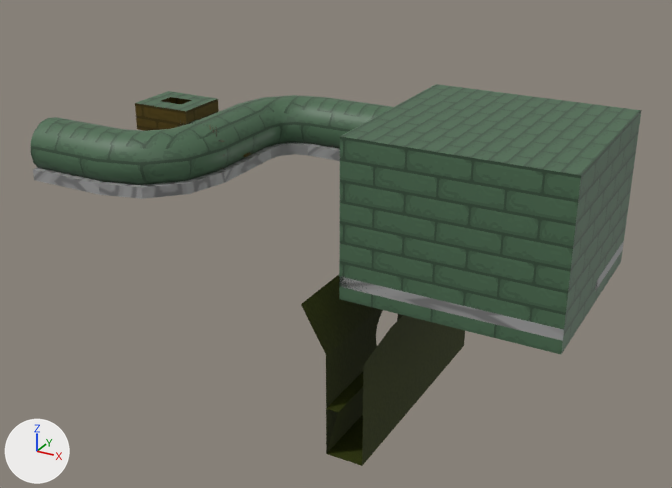
The Blender file Assets/World/Level2/raw/Level2.blend: old version first, new version second.
The view is the same before and after, from a camera (50 mm lens) standing at (88.5, -107.7, 36.3) and looking at (26.8, 4.4, -19.8). Every picture has the same lights, and +X, +Y and +Z are marked at lower left.

Objects in the first picture: 'Level2', 'Level2_Sewage_Curve', 'Level2_Sewage_Curve_Left', 'Level2_Sewage_Room', 'Level2_Sewage_Straight', 'Level2_Sewage_Straight.001', 'Level2_Sewage_Straight.002'.
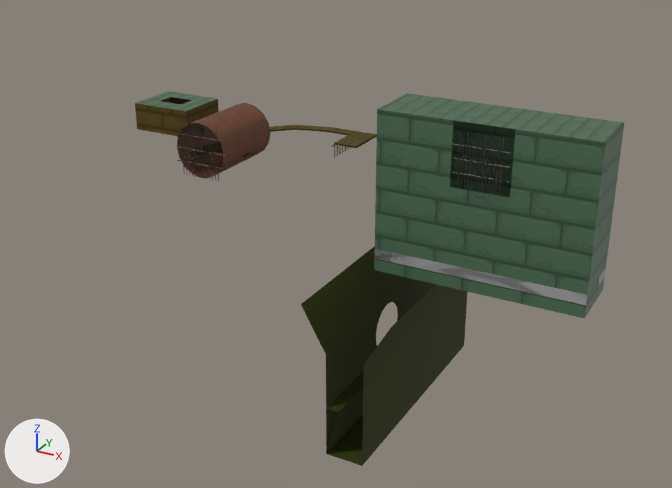
What differs and where, as boxes (x1, y1, x2, y2) in the pictures (672 x 488 px):
'Level2', reshaped
    before: (31, 84, 641, 466)
    after: (135, 91, 624, 466)
'Level2_Sewage_Room', mesh rescaled (19% narrower, 44% shorter)
    before: (339, 241, 624, 341)
    after: (375, 249, 606, 305)
'Level2_Sewage_Curve_Left', deleted
    before: (99, 171, 225, 199)
'Level2_Sewage_Straight.002', deleted
    before: (33, 168, 103, 195)
'Sewer_Grate_Low.002', added (black)
    after: (452, 131, 511, 194)
'Level2_Sewage_Straight', deleted
    before: (220, 148, 271, 182)
'Level2_Sewage_Curve', deleted
    before: (266, 142, 309, 159)
'Level2_Sewage_Straight.001', deleted
    before: (308, 144, 340, 161)
part 1 of me_plane_003, rebuilt (17% narrower, 17% shorter)
    before: (339, 84, 641, 354)
    after: (374, 93, 624, 318)
part 2 of me_plane_003, cut back
    before: (31, 95, 393, 185)
    after: (177, 103, 270, 178)

Diff of the bpy script that builds the scene:
```diff
--- a/Assets/World/Level2/raw/Level2.blend.py
+++ b/Assets/World/Level2/raw/Level2.blend.py
@@ img_tx_brass_plates_200_png_001 @@
+img_tx_brass_plates_200_png_001 = load_image('tx_brass_plates_200.png.001', '../Materials/Textures/tx_brass_plates_200.png', 64, 64, 'sRGB')
@@ mat_uv_brassplates_001 @@
+mat_uv_brassplates_001 = bpy.data.materials.new('uv_BrassPlates.001')
+# colours: white #ffffff
+# uses the picture img_tx_brass_plates_200_png_001
@@ me_plane_003 @@
 # used by ob_level2; location = (0.0, 0.0, 0.0)
-me_plane_003.from_pydata(...)  # 404 vertices, 356 faces; spans x -8.0..64.0, y -20.0..32.0, z -48.0..0.0
+me_plane_003.from_pydata(...)  # 255 vertices, 202 faces; spans x -8.0..64.0, y -8.0..32.0, z -48.0..12.0
+# me_plane_003 part 1: the loose piece of 28 vertices spanning x 32.0..64.0, y -4.0..28.0, z -24.0..0.0 is rebuilt with 18 vertices and now spans x 32.0..64.0, y 7.0..17.0, z -24.0..1.0
+# me_plane_003 part 2
+# 156 vertices are removed from x -8.0..32.0, y -20.0..16.0, z -8.0..0.0
+# 180 faces are deleted
+# 16 new vertices lie (0.0, 4.0, 0.0) away from vertices in x 8.0..16.0, y -8.0, z -8.0..0.0
+# 4 new faces join them, mat_sewerwall
+# 33 new faces join them, mat_uv_brassplates_001
 me_plane_003.materials.append(mat_sewerfloor)
@@ me_plane_003 @@
 me_plane_003.materials.append(mat_sewerplanks)
+me_plane_003.materials.append(mat_uv_brassplates_001)
@@ me_level2_sewage_straight_001 @@
 me_level2_sewage_straight_001.from_pydata(...)  # 8 vertices, 5 faces; spans x -16.0..16.0, y 0.0..32.0, z 0.0..1.6
 # used by ob_level2_sewage_room; location = (32.0, 12.0, -22.0); rotation_euler = (0.0, 0.0, -1.571), in degrees (0, 0, -90)
+# me_level2_sewage_straight_001 part 3: the whole mesh is scaled about its middle by (0.313, 1, 1)
 me_level2_sewage_straight_001.materials.append(mat_material)
@@ ob_level2_sewage_curve @@
-ob_level2_sewage_curve = bpy.data.objects.new('Level2_Sewage_Curve', me_level2_sewage_curve)
-ob_level2_sewage_curve.location = (12.0, 4.0, -8.0)
@@ ob_level2_sewage_straight @@
-ob_level2_sewage_straight = bpy.data.objects.new('Level2_Sewage_Straight', me_level2_sewage_straight)
-ob_level2_sewage_straight.location = (12.0, -8.0, -8.0)
@@ ob_level2_sewage_straight_001 @@
-ob_level2_sewage_straight_001 = bpy.data.objects.new('Level2_Sewage_Straight.001', me_level2_sewage_straight)
-ob_level2_sewage_straight_001.location = (20.0, 12.0, -8.0)
-ob_level2_sewage_straight_001.rotation_euler = (0.0, 0.0, -1.571)  # degrees (0, 0, -90)
@@ ob_level2_sewage_curve_left @@
-ob_level2_sewage_curve_left = bpy.data.objects.new('Level2_Sewage_Curve_Left', me_level2_sewage_curve_001)
-ob_level2_sewage_curve_left.location = (4.0, -16.0, -8.0)
-ob_level2_sewage_curve_left.rotation_euler = (0.0, 0.0, 4.712)  # degrees (0, 0, 270)
@@ ob_level2_sewage_straight_002 @@
-ob_level2_sewage_straight_002 = bpy.data.objects.new('Level2_Sewage_Straight.002', me_level2_sewage_straight)
-ob_level2_sewage_straight_002.location = (-8.0, -16.0, -8.0)
-ob_level2_sewage_straight_002.rotation_euler = (0.0, 0.0, -1.571)  # degrees (0, 0, -90)
@@ ob_sewer_grate_low_002 @@
+ob_sewer_grate_low_002 = bpy.data.objects.new('Sewer_Grate_Low.002', me_plane_004.copy())  # the mesh of ob_sewer_grate_low_001
+ob_sewer_grate_low_002.location = (44.0, 6.0, -6.0)
+ob_sewer_grate_low_002.rotation_euler = (0.0, 0.0, -1.571)  # degrees (0, 0, -90)
```
